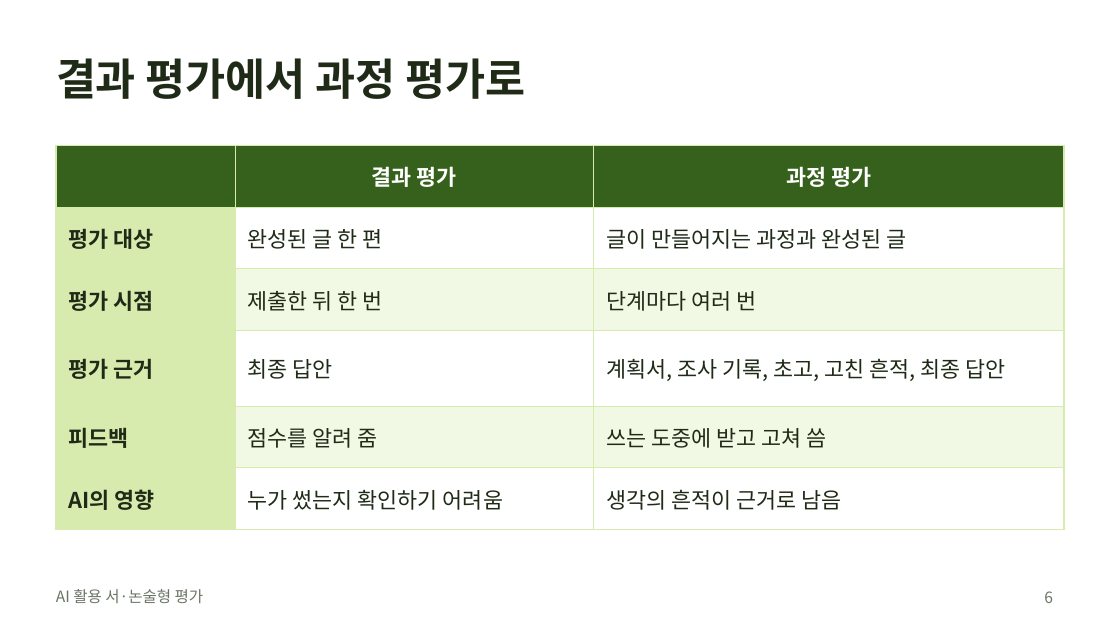
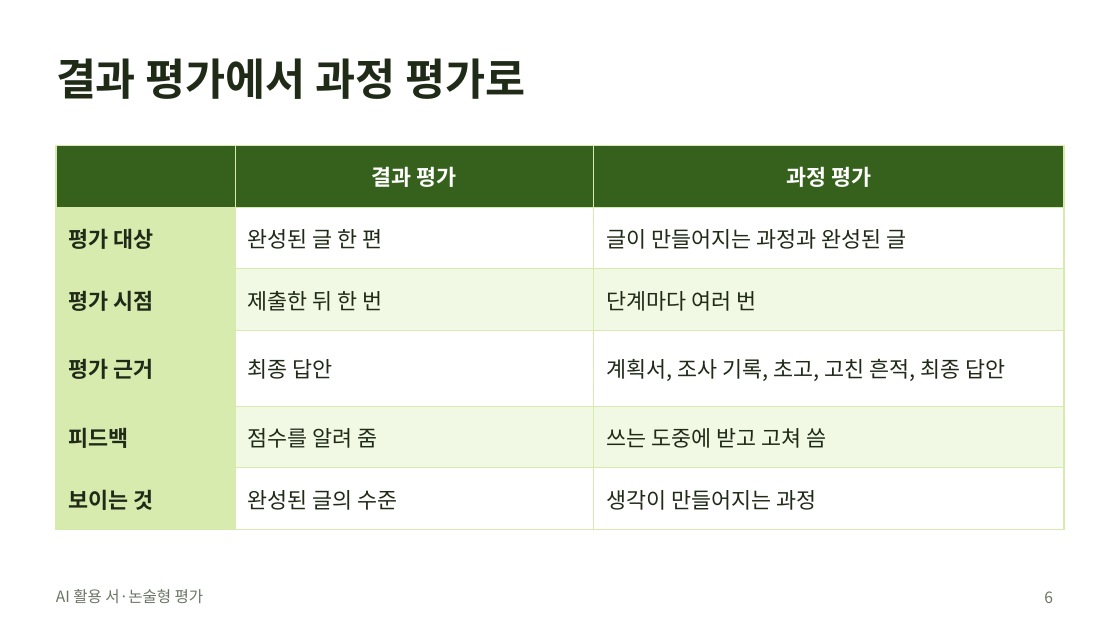
Before and after one commit to ddukyong/ai-assessment, a slide deck: slide 6 of slides/AI활용_서논술형평가_연수_일반.pptx. Drawn at 1120x630 pixels with LibreOffice and Linux fonts; fonts in the diff are those of the drawing. Boxes give left, top, right and bottom in pixels: in the first picture for what was removed or moved away, otherwise in the second. Text is boxed around its words. In the diff, an @@ line names an element or a change of style, - is before the commit and + after.

```diff
--- a/slides/AI활용_서논술형평가_연수_일반.pptx
+++ b/slides/AI활용_서논술형평가_연수_일반.pptx
@@ table at (x1=56, y1=146, x2=1064, y2=514) @@
-row 6: AI의 영향 | 누가 썼는지 확인하기 어려움 | 생각의 흔적이 근거로 남음
+row 6: 보이는 것 | 완성된 글의 수준 | 생각이 만들어지는 과정
```
Also in this commit, not shown: 2 other slides changed, 1 other file.
